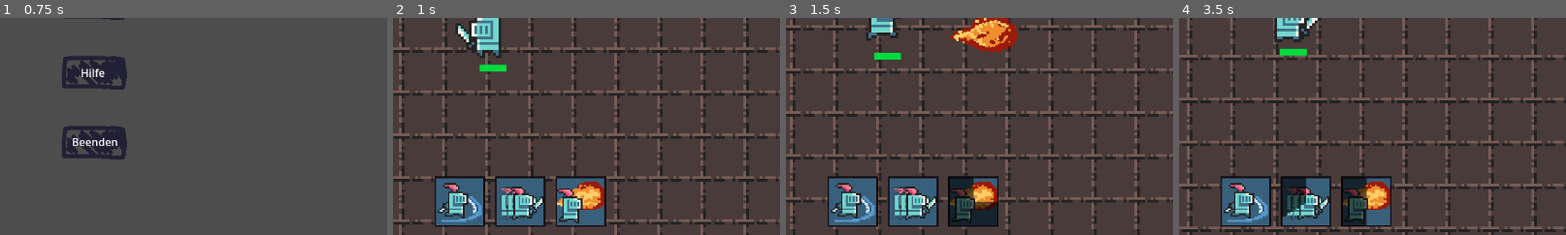
Above: before the commit, frames 1-4 (left to right).
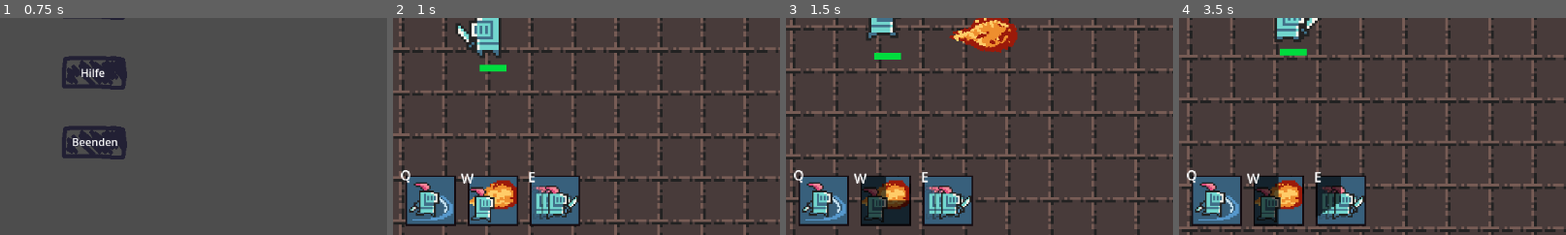
Above: after the commit, the same moments.

Repository: Lukas74m/gae_ca2
Game: Godot game, scene res://scenes/mainMenu/Main_Menu.tscn
Same seed, same stepped clock (60 frames per second), same inputs: the game is played once before the commit and once after it.
Inputs (mouse positions are % of the whole screen's width and height, from its top left):
- Up to frame 1 (0.75 s): click "Spielen" at 0.5 s
- Up to frame 2 (1 s): no input
- Up to frame 3 (1.5 s): move the mouse to (72, 45) at 1.27 s; hold W (fireball) from 1.28 s (still down)
- Up to frame 4 (3.5 s): move the mouse to (30, 55) at 2.02 s; release W (fireball) at 2.03 s; tap Q (attack) at 2.1 s; tap W (fireball) at 2.3, 3.05 s; move the mouse to (60, 28) at 2.77 s; hold E (dash) from 2.78 s (still down)
The pictures show only the part of the screen within x 37-87%, y 46-96%; the shares and areas given below are measured in that part.

Frame 1 is identical in both runs. In frame 2, 10% of the frame differs, in the area x 2-56%, y 70-97%; in frame 3, 11%, in the area x 2-55%, y 70-97%; in frame 4, 11%.

Commit message:
firaball explosion

Diff:
--- a/gae-ca2/scenes/game/Game.tscn
+++ b/gae-ca2/scenes/game/Game.tscn
@@ -413,7 +413,7 @@
 grow_vertical = 1
 
 [node name="Skillbar" parent="CanvasLayer" instance=ExtResource("6_56wml")]
-position = Vector2(530, 574)
+position = Vector2(487, 572)
 scale = Vector2(2.5, 2.5)
 
 [connection signal="timeout" from="Gametimer" to="." method="_on_gametimer_timeout"]
--- a/gae-ca2/scenes/projectiles/fire_ball.tscn
+++ b/gae-ca2/scenes/projectiles/fire_ball.tscn
@@ -1,8 +1,8 @@
-[gd_scene load_steps=17 format=3 uid="uid://bed6mjp4oyiex"]
+[gd_scene load_steps=18 format=3 uid="uid://bed6mjp4oyiex"]
 
 [ext_resource type="Script" uid="uid://ddi367nmbjjo1" path="res://scripts/projectiles/fire_ball.gd" id="1_qdnx5"]
 [ext_resource type="Texture2D" uid="uid://c0c13vtjkpfat" path="res://assets/player/Magic_Attack_Animation (1).png" id="2_eyjtw"]
-[ext_resource type="Texture2D" uid="uid://d10ohci73rtbe" path="res://assets/player/Magic_Attack_Hit_Animation.png" id="3_skkn4"]
+[ext_resource type="Texture2D" uid="uid://coni4fj664f11" path="res://assets/player/magic_onhit_animation.png" id="3_skkn4"]
 
 [sub_resource type="AtlasTexture" id="AtlasTexture_skkn4"]
 atlas = ExtResource("2_eyjtw")
@@ -34,23 +34,27 @@
 
 [sub_resource type="AtlasTexture" id="AtlasTexture_xoivn"]
 atlas = ExtResource("3_skkn4")
-region = Rect2(0, 0, 90, 64)
+region = Rect2(0, 0, 64, 64)
 
 [sub_resource type="AtlasTexture" id="AtlasTexture_h24og"]
 atlas = ExtResource("3_skkn4")
-region = Rect2(90, 0, 90, 64)
+region = Rect2(64, 0, 64, 64)
 
 [sub_resource type="AtlasTexture" id="AtlasTexture_sai3j"]
 atlas = ExtResource("3_skkn4")
-region = Rect2(180, 0, 90, 64)
+region = Rect2(128, 0, 64, 64)
 
 [sub_resource type="AtlasTexture" id="AtlasTexture_4ri3v"]
 atlas = ExtResource("3_skkn4")
-region = Rect2(270, 0, 90, 64)
+region = Rect2(192, 0, 64, 64)
 
 [sub_resource type="AtlasTexture" id="AtlasTexture_ex2vr"]
 atlas = ExtResource("3_skkn4")
-region = Rect2(360, 0, 90, 64)
+region = Rect2(256, 0, 64, 64)
+
+[sub_resource type="AtlasTexture" id="AtlasTexture_q57f3"]
+atlas = ExtResource("3_skkn4")
+region = Rect2(320, 0, 64, 64)
 
 [sub_resource type="SpriteFrames" id="SpriteFrames_xoivn"]
 animations = [{
@@ -95,6 +99,9 @@
 }, {
 "duration": 1.0,
 "texture": SubResource("AtlasTexture_ex2vr")
+}, {
+"duration": 1.0,
+"texture": SubResource("AtlasTexture_q57f3")
 }],
 "loop": false,
 "name": &"on_hit",
@@ -112,10 +119,7 @@
 position = Vector2(-8, 1)
 scale = Vector2(0.5, 0.5)
 sprite_frames = SubResource("SpriteFrames_xoivn")
-animation = &"on_hit"
 autoplay = "default"
-frame = 4
-frame_progress = 1.0
 
 [node name="Timer" type="Timer" parent="."]
 
--- a/gae-ca2/scenes/skillbar/skillbar.tscn
+++ b/gae-ca2/scenes/skillbar/skillbar.tscn
@@ -368,15 +368,41 @@
 autoplay = "default"
 
 [node name="Dash" type="AnimatedSprite2D" parent="HBoxContainer"]
-position = Vector2(36, 0)
+position = Vector2(74, 0)
 sprite_frames = SubResource("SpriteFrames_70dnd")
 animation = &"cooldown"
 autoplay = "default"
 
 [node name="Fireball" type="AnimatedSprite2D" parent="HBoxContainer"]
-position = Vector2(72, 0)
+position = Vector2(37, 0)
 sprite_frames = SubResource("SpriteFrames_ypc3d")
 autoplay = "default"
+
+[node name="Label" type="Label" parent="."]
+offset_left = -18.0
+offset_top = -21.0
+offset_right = -5.0
+offset_bottom = 2.0
+scale = Vector2(0.5, 0.5)
+size_flags_horizontal = 4
+size_flags_vertical = 0
+text = "Q"
+
+[node name="Label2" type="Label" parent="."]
+offset_left = 18.0
+offset_top = -19.0
+offset_right = 34.0
+offset_bottom = 4.0
+scale = Vector2(0.5, 0.5)
+text = "W"
+
+[node name="Label3" type="Label" parent="."]
+offset_left = 58.0
+offset_top = -20.0
+offset_right = 67.0
+offset_bottom = 3.0
+scale = Vector2(0.5, 0.5)
+text = "E"
 
 [connection signal="animation_finished" from="HBoxContainer/Attack" to="." method="_on_attack_skill_animation_finished"]
 [connection signal="animation_finished" from="HBoxContainer/Dash" to="." method="_on_dash_animation_finished"]
Binary file added: gae-ca2/assets/player/magic_onhit_animation.png
Not shown, added: gae-ca2/assets/player/magic_onhit_animation.png.import
